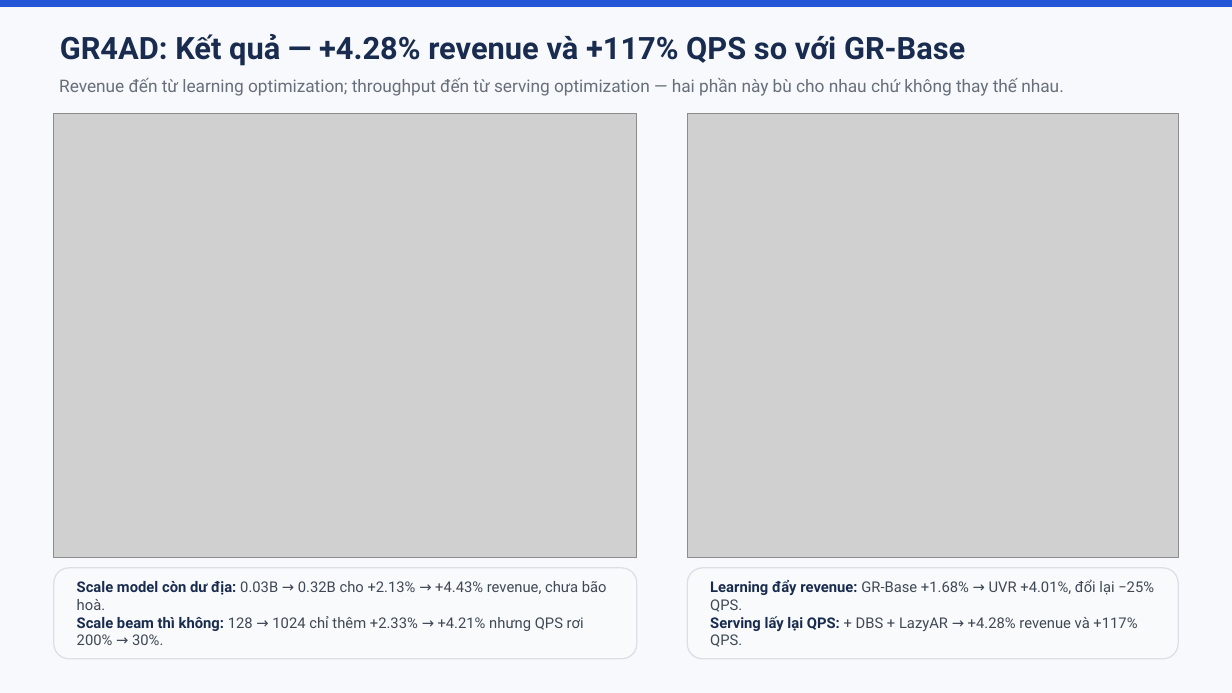
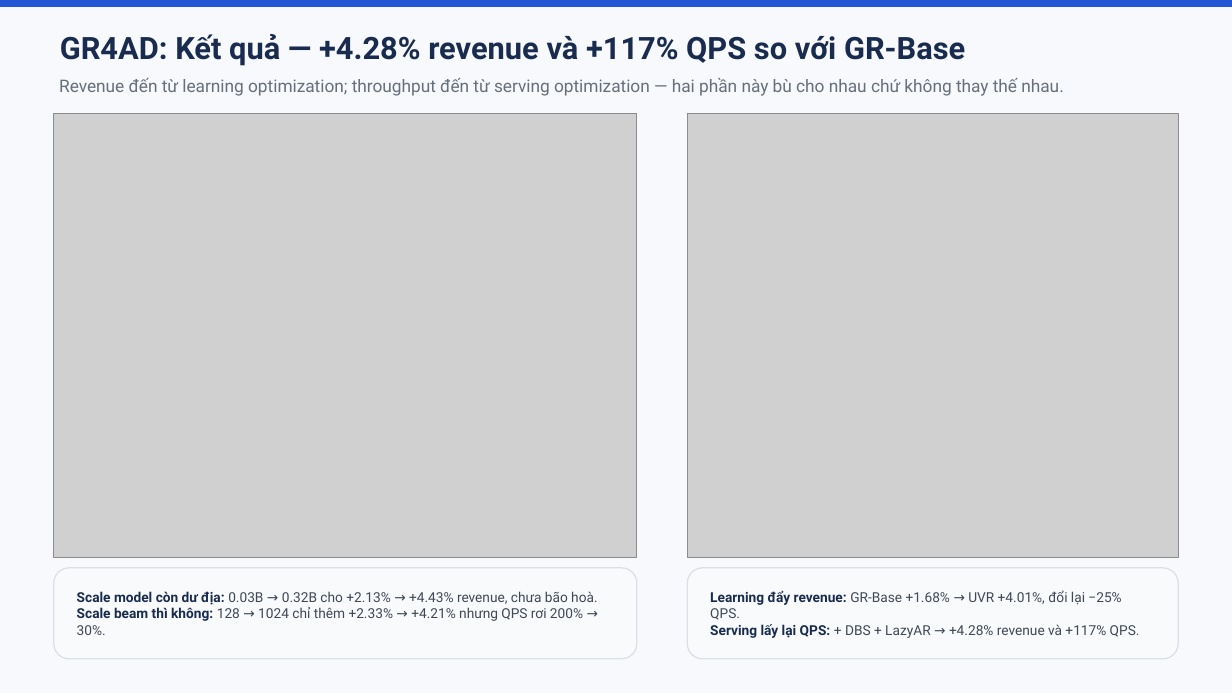
Before and after one commit to nam-htran/VSF-MiniApp-Ecommerce, a slide deck: slide 18 of docs/present/Slide.pptx. Drawn at 1232x693 pixels with LibreOffice and Linux fonts; fonts in the diff are those of the drawing; grey boxes stand for pictures. Boxes give left, top, right and bottom in pixels: in the first picture for what was removed or moved away, otherwise in the second. Text is boxed around its words. In the diff, an @@ line names an element or a change of style, - is before the commit and + after.

```diff
--- a/docs/present/Slide.pptx
+++ b/docs/present/Slide.pptx
@@ rounded rectangle "Scale model còn dư địa: ..." at (54, 568, 637, 659): size 11.5 to 10.6 pt @@
@@ rounded rectangle "Learning đẩy revenue: GR-Base +1.68% ..." at (688, 568, 1178, 659): size 11.5 to 10.6 pt @@
```
Also in this commit, not shown: 1 other slide changed.
